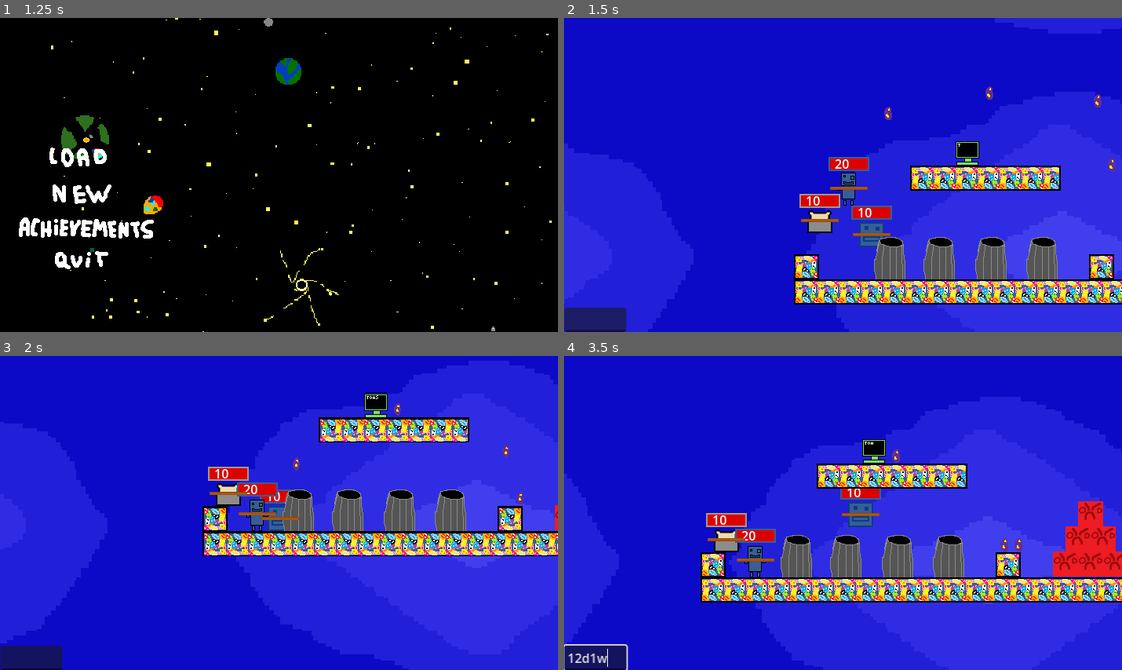
Above: before the commit, frames 1-4 (two rows, left to right).
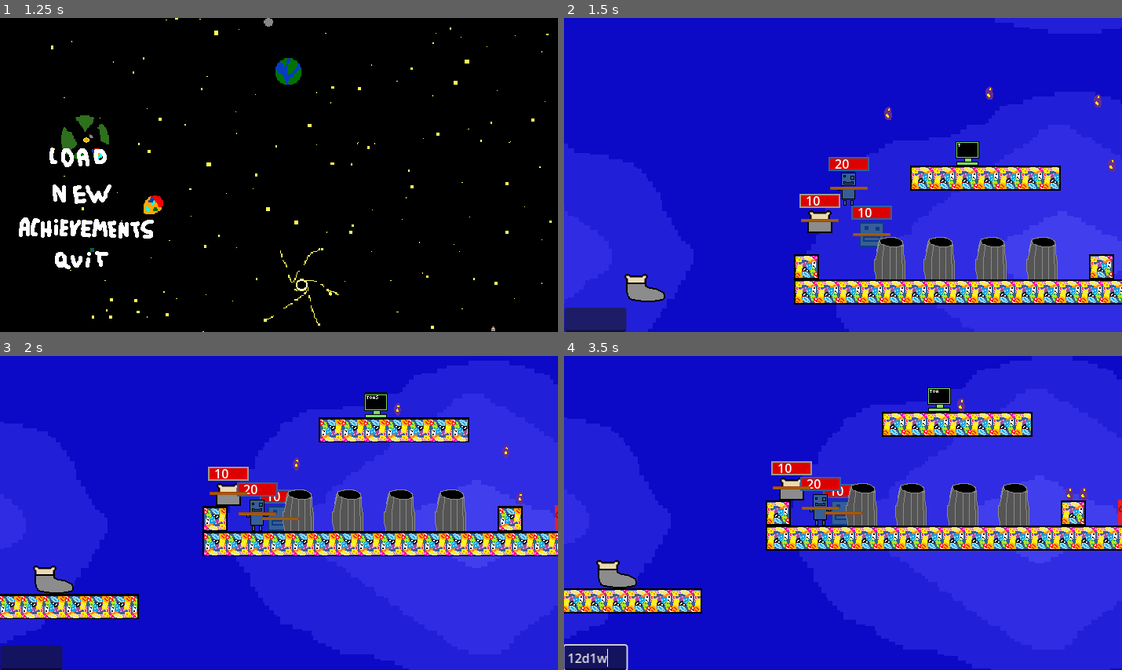
Above: after the commit, the same moments.

Repository: Ksawex4/Block-Jumper-Godot
Game: Godot game, scene res://Scenes/main_menu.tscn
Two runs of this game, one before a commit and one after it. Both use one fixed random seed, a clock stepped at 60 frames per second and the inputs below. Sound files missing from this copy of the repository are replaced by a short silence.
Inputs (mouse positions are in pixels of both pictures, inside the frame that each line leads up to):
- Up to frame 1 (1.25 s): click (33, 319) at 0.52 s; type "12" at 0.6 s
- Up to frame 2 (1.5 s): click (642, 193) at 1.25 s
- Up to frame 3 (2 s): no input
- Up to frame 4 (3.5 s): click (597, 657) at 2.02 s; type "12" at 2.1 s; hold D (FencyRight) from 2.78 s (still down); tap 1 (CamFency) at 2.85 s; tap W (FencyJump) at 3.02 s

Frame 1 is identical in both runs. In frame 2, 0.4% of the frame differs, in the area x 10-19%, y 81-91%; in frame 3, 2.4%; in frame 4, 29%, in the area x 0-100%, y 10-100%.

Commit message:
added player chips

Diff:
--- /dev/null
+++ b/Scenes/Objects/player_chip.tscn
@@ -0,0 +1,32 @@
+[gd_scene load_steps=5 format=3 uid="uid://bw4vxw25g202k"]
+
+[ext_resource type="Script" uid="uid://dbx8ftj6plveo" path="res://Scripts/player_chip.gd" id="1_0oiwl"]
+[ext_resource type="Texture2D" uid="uid://c3apei2a4qu2q" path="res://Textures/PlayerChips/FencyChip.png" id="2_w4cxu"]
+
+[sub_resource type="RectangleShape2D" id="RectangleShape2D_baviy"]
+size = Vector2(50, 46)
+
+[sub_resource type="RectangleShape2D" id="RectangleShape2D_86gp3"]
+size = Vector2(50, 46)
+
+[node name="PlayerChip" type="CharacterBody2D"]
+texture_filter = 1
+collision_layer = 0
+script = ExtResource("1_0oiwl")
+
+[node name="Sprite2D" type="Sprite2D" parent="."]
+texture = ExtResource("2_w4cxu")
+
+[node name="CollisionShape2D" type="CollisionShape2D" parent="."]
+position = Vector2(2, -4)
+shape = SubResource("RectangleShape2D_baviy")
+
+[node name="Area2D" type="Area2D" parent="."]
+collision_layer = 0
+collision_mask = 2
+
+[node name="CollisionShape2D" type="CollisionShape2D" parent="Area2D"]
+position = Vector2(2, -4)
+shape = SubResource("RectangleShape2D_86gp3")
+
+[connection signal="body_entered" from="Area2D" to="." method="_on_area_2d_body_entered"]
--- a/Scenes/test_room.tscn
+++ b/Scenes/test_room.tscn
@@ -14,6 +14,7 @@
 [ext_resource type="PackedScene" uid="uid://dbyvbltpv5wb1" path="res://Scenes/Objects/save_point.tscn" id="10_wv2xt"]
 [ext_resource type="PackedScene" uid="uid://c53lrc8watfr1" path="res://Scenes/Objects/badly_drawn_queen.tscn" id="11_q5jsk"]
 [ext_resource type="PackedScene" uid="uid://cftbqw8vbfh6m" path="res://Scenes/Objects/chip.tscn" id="12_fgfdw"]
+[ext_resource type="PackedScene" uid="uid://bw4vxw25g202k" path="res://Scenes/Objects/player_chip.tscn" id="13_8fp34"]
 
 [sub_resource type="NavigationPolygon" id="NavigationPolygon_wv2xt"]
 vertices = PackedVector2Array(560.969, 310, 9, 310, 8.99219, 10.9766, 560.031, 10.0078)
@@ -37,6 +38,10 @@
 
 [node name="BeanBlock" parent="Solids" instance=ExtResource("1_ycph5")]
 position = Vector2(278, 282)
+scale = Vector2(17, 1)
+
+[node name="BeanBlock10" parent="Solids" instance=ExtResource("1_ycph5")]
+position = Vector2(-347, 362)
 scale = Vector2(17, 1)
 
 [node name="BeanBlock2" parent="Solids" instance=ExtResource("1_ycph5")]
@@ -152,6 +157,17 @@
 [node name="Chip" parent="Interactables" instance=ExtResource("12_fgfdw")]
 position = Vector2(1707, 171)
 
+[node name="PlayerChip" parent="Interactables" instance=ExtResource("13_8fp34")]
+position = Vector2(-517, 274)
+
+[node name="PlayerChip2" parent="Interactables" instance=ExtResource("13_8fp34")]
+position = Vector2(-374, 273)
+player = "PanLoduwka"
+
+[node name="PlayerChip3" parent="Interactables" instance=ExtResource("13_8fp34")]
+position = Vector2(-185, 266)
+player = "Toasty"
+
 [node name="AudioStreamPlayer" type="AudioStreamPlayer" parent="."]
 stream = ExtResource("8_8h618")
 autoplay = true
--- a/Scripts/Player.gd
+++ b/Scripts/Player.gd
@@ -57,10 +57,11 @@
 	if !is_on_floor():
 		velocity.y += Global.Gravity + gravityDifference
 
-	if Input.is_action_pressed(jumpKey) && is_on_floor():
+	if Input.is_action_pressed(jumpKey) && is_on_floor() && !Global.IsTypingInChat:
 		velocity.y = -jumpHeight
 
-	velocity.x = speed * Input.get_axis(leftKey, rightKey)
+	if !Global.IsTypingInChat:
+		velocity.x = speed * Input.get_axis(leftKey, rightKey)
 
 	move_and_slide()
 
--- /dev/null
+++ b/Scripts/player_chip.gd
@@ -0,0 +1,22 @@
+extends CharacterBody2D
+
+var damage = 5
+@export var player = "Fency"
+
+func _ready() -> void:
+	if player == "Fency":
+		$Sprite2D.texture = load("res://Textures/PlayerChips/FencyChip.png")
+	elif player == "PanLoduwka":
+		$Sprite2D.texture = load("res://Textures/PlayerChips/PanLoduwkaChip.png")
+	elif player == "Toasty":
+		$Sprite2D.texture = load("res://Textures/PlayerChips/ToastyChip.png")
+
+func _process(delta: float) -> void:
+	if !is_on_floor():
+		velocity.y += Global.Gravity
+	move_and_slide()
+
+func _on_area_2d_body_entered(body: Node2D) -> void:
+	if body.name == player:
+		body.hurt(damage)
+	queue_free()
Not shown: 1 places in Scenes/test_room.tscn that only renumber resources
Not shown, added: Scripts/player_chip.gd.uid
Binary file added: Textures/PlayerChips/FencyChip.png
Not shown, added: Textures/PlayerChips/FencyChip.png.import
Binary file added: Textures/PlayerChips/PanLoduwkaChip.png
Not shown, added: Textures/PlayerChips/PanLoduwkaChip.png.import
Binary file added: Textures/PlayerChips/ToastyChip.png
Not shown, added: Textures/PlayerChips/ToastyChip.png.import
